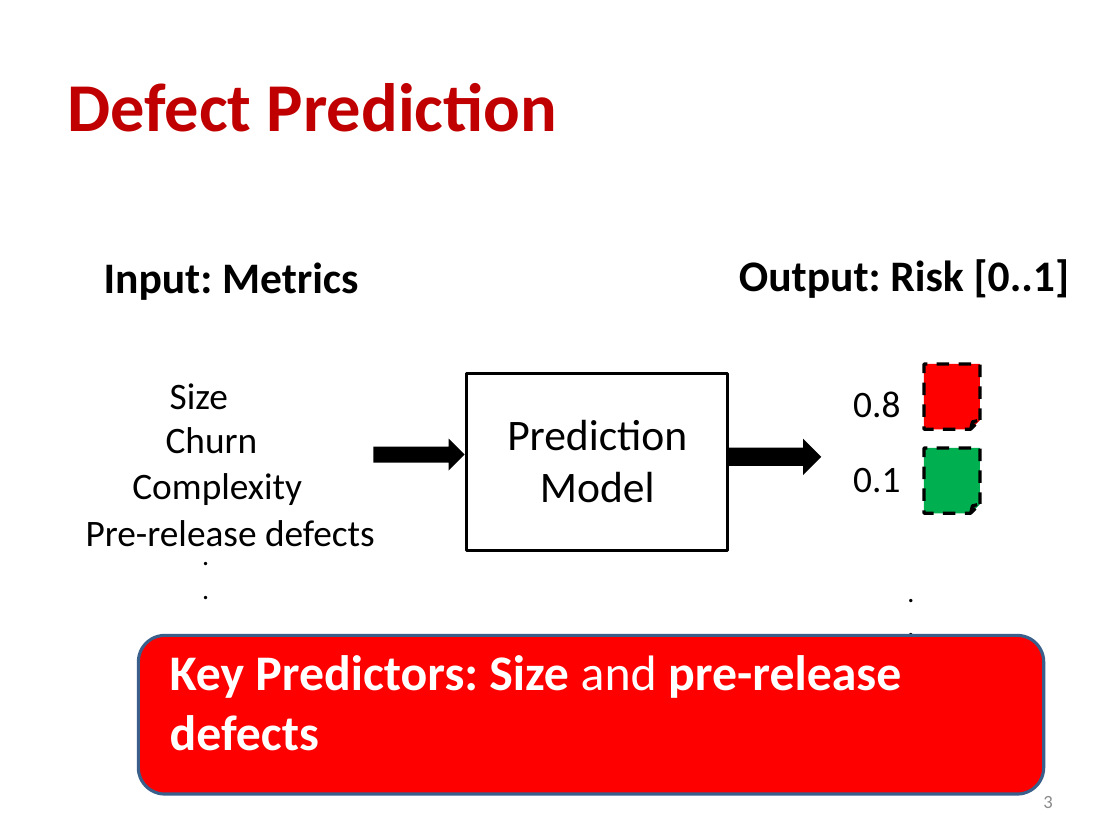
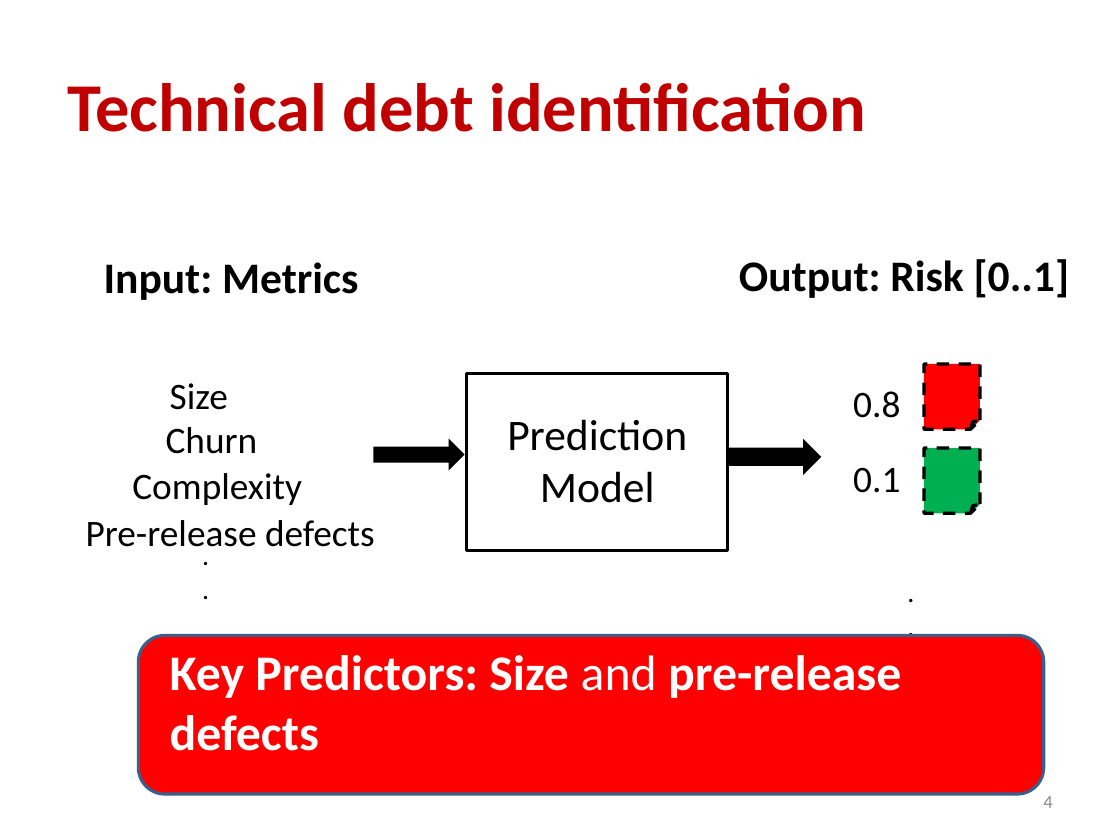
Before and after one commit to maldonado/mtd_paper, a slide deck: slide 4 of evermal_MTD2015.pptx (slide 3 before the commit). Drawn at 1120x840 pixels with LibreOffice and Linux fonts; fonts in the diff are those of the drawing. Boxes give left, top, right and bottom in pixels: in the first picture for what was removed or moved away, otherwise in the second. Text is boxed around its words. In the diff, an @@ line names an element or a change of style, - is before the commit and + after.

```diff
--- a/evermal_MTD2015.pptx
+++ b/evermal_MTD2015.pptx
@@ title at (x1=67, y1=83, x2=866, y2=132): text changed @@
-Defect Prediction
+Technical debt identification
@@ page number at (x1=1043, y1=796, x2=1052, y2=808): text changed @@
-3
+4
```
Also in this commit, not shown: 1 other slide changed, 2 slides added, 1 slide removed, 6 other files.
